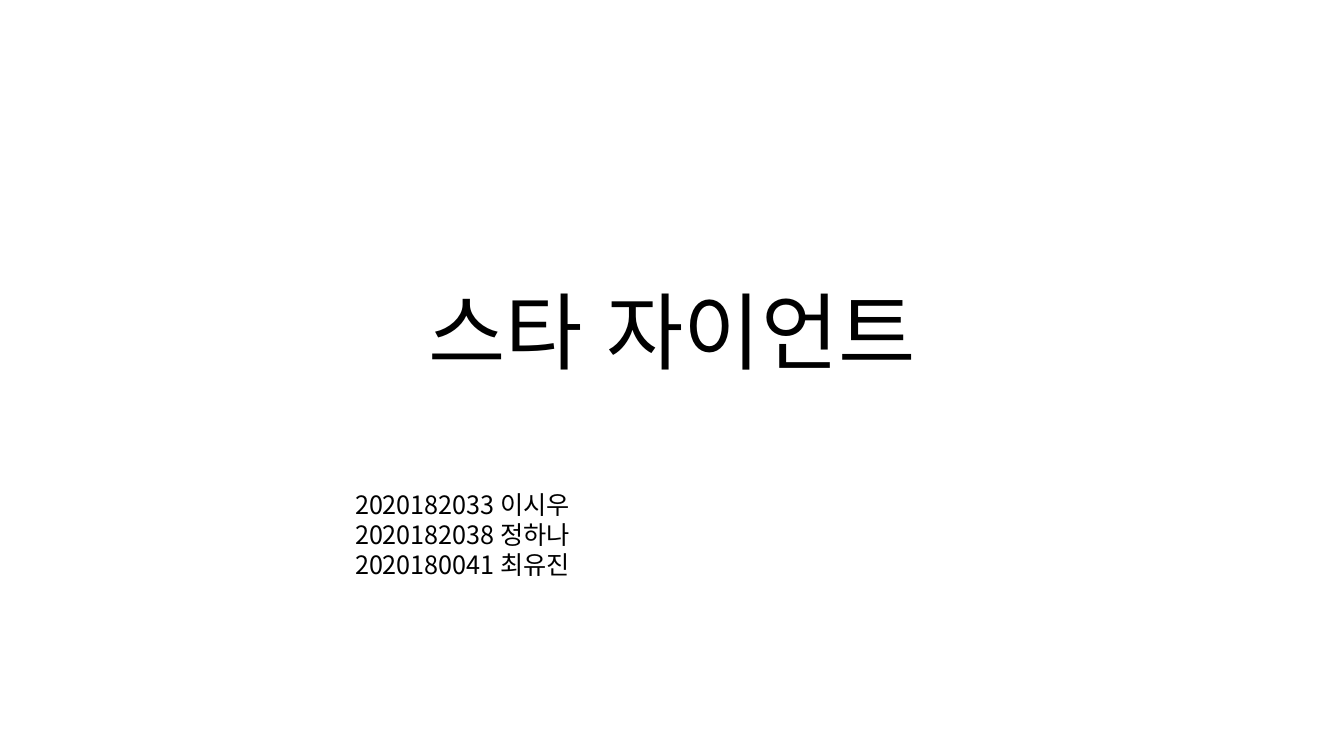
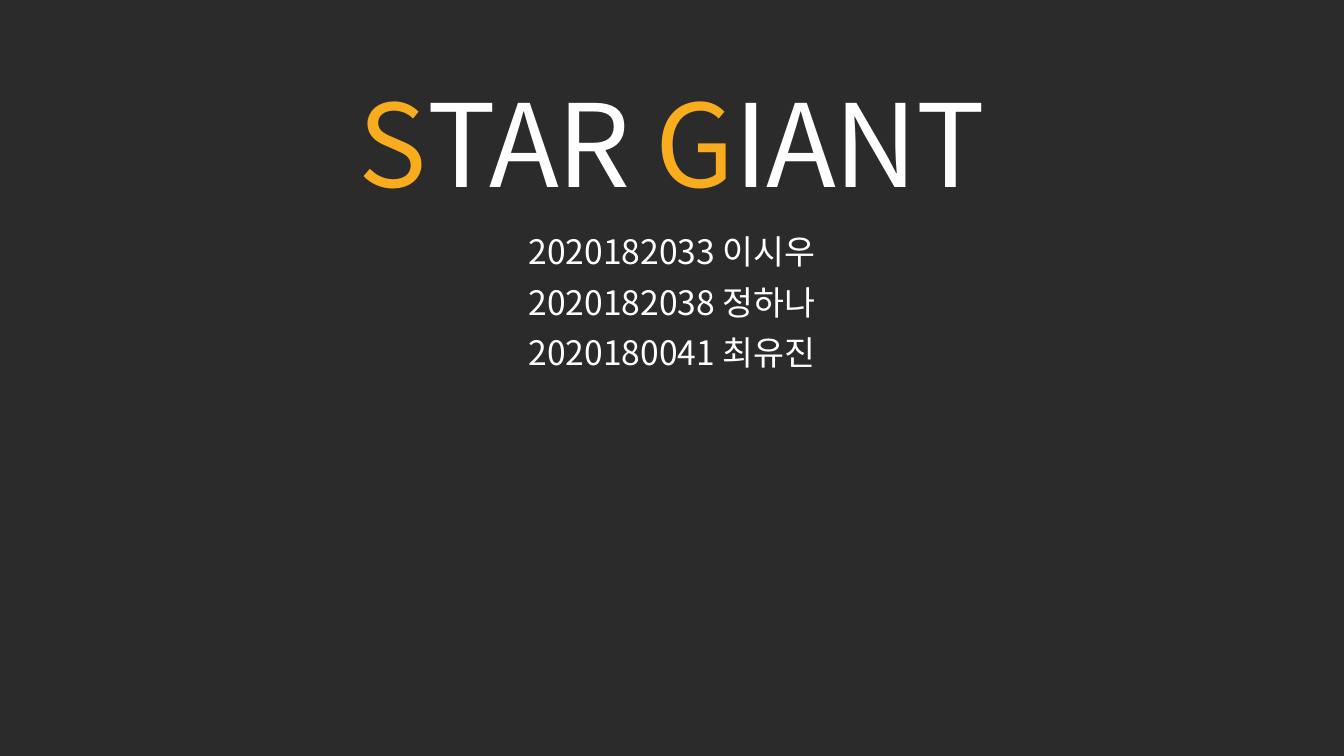
Before and after one commit to Leesiw/StarGiant, a slide deck: slide 1 of 기획 자료/스타 자이언트.pptx. Drawn at 1344x756 pixels with LibreOffice and Linux fonts; fonts in the diff are those of the drawing; background and template pictures are left out; a plain dark background stands for a picture behind light text. Boxes give left, top, right and bottom in pixels: in the first picture for what was removed or moved away, otherwise in the second. Text is boxed around its words. In the diff, an @@ line names an element or a change of style, - is before the commit and + after.

```diff
--- a/기획 자료/스타 자이언트.pptx
+++ b/기획 자료/스타 자이언트.pptx
@@ background #FFFFFF to picture (left out) @@
@@ text added at bbox=[359, 101, 985, 189], 82 pt, text #FFFFFF @@
+STAR GIANT
@@ subtitle "2020182033 이시우": place and size @@
-subtitle "2020182033 이시우" at bbox=[355, 493, 571, 576]
+subtitle "2020182033 이시우" at bbox=[529, 236, 816, 368]
@@ subtitle "2020182033 이시우" at bbox=[529, 236, 816, 368]: size 18 to 24 pt, text colour #000000 to #FFFFFF; alignment left to centre; line spacing 1 to 0.9; more space between paragraphs @@
@@ title removed at bbox=[428, 293, 915, 370] @@
-스타 자이언트
```
Also in this commit, not shown: 10 other slides changed, 14 slides added, 9 slides removed, 1 other file.
